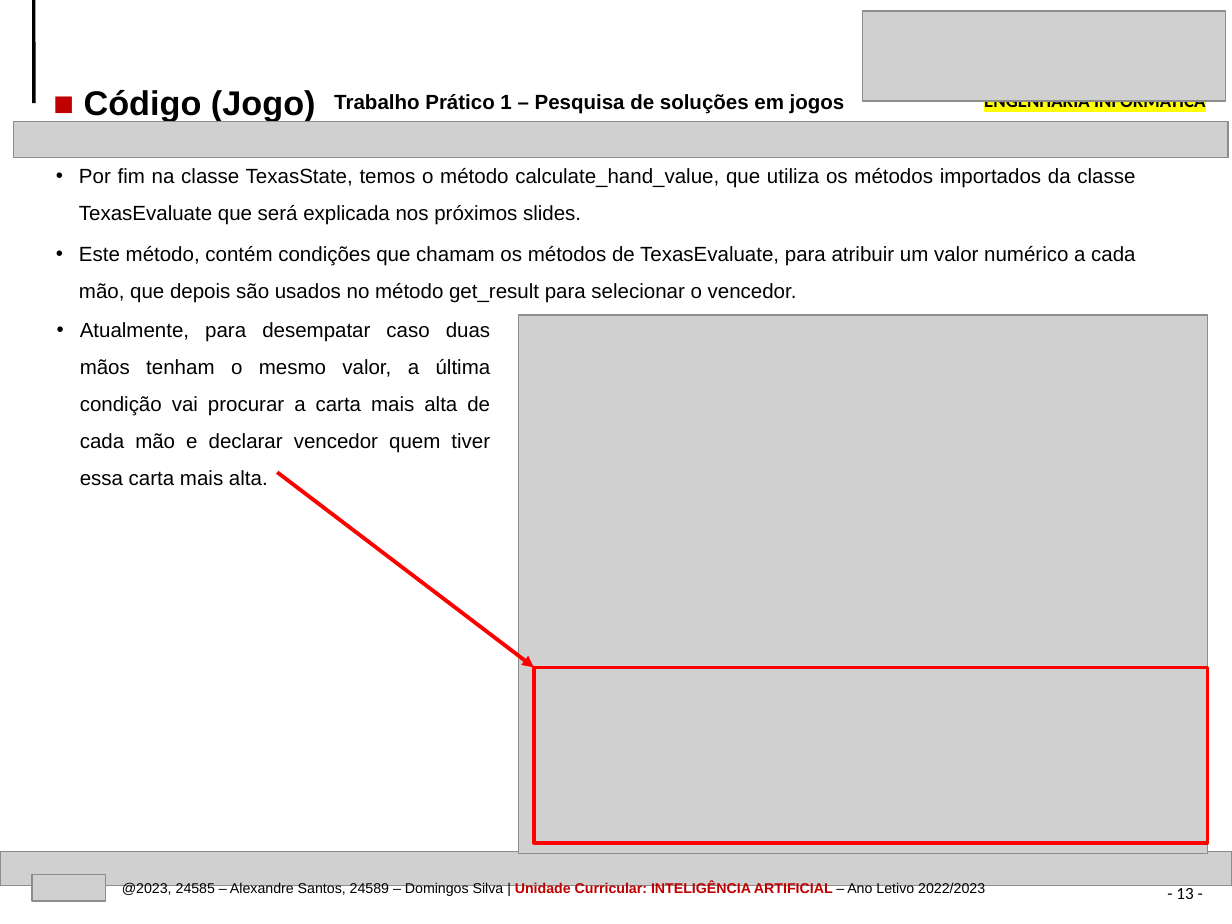
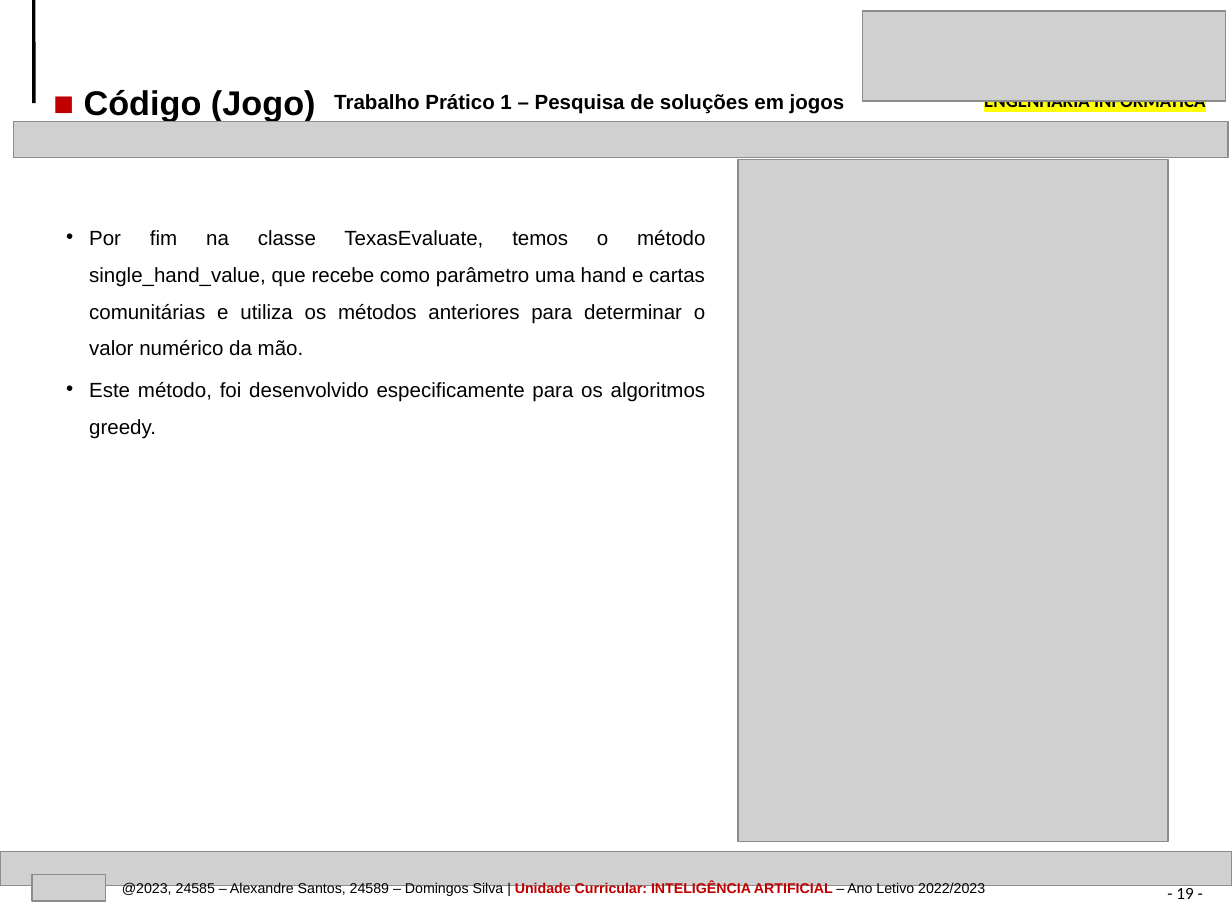
Before and after one commit to AlexandrePSantos/IPVC_EI_IA_TP1_TexasHoldEm, a slide deck: slide 19 of IPVC-EI-IA-TrabPratico1-Pesquisa_solucoes_jogos-24585-24589.pptx (slide 13 before the commit). Drawn at 1232x924 pixels with LibreOffice and Linux fonts; fonts in the diff are those of the drawing; grey boxes stand for pictures. Boxes give left, top, right and bottom in pixels: in the first picture for what was removed or moved away, otherwise in the second. Text is boxed around its words. In the diff, an @@ line names an element or a change of style, - is before the commit and + after.

Commit message:
greedy basic

```diff
--- a/IPVC-EI-IA-TrabPratico1-Pesquisa_solucoes_jogos-24585-24589.pptx
+++ b/IPVC-EI-IA-TrabPratico1-Pesquisa_solucoes_jogos-24585-24589.pptx
@@ picture: place and size @@
-picture at [519,315,1207,854]
+picture at [738,160,1168,843]
@@ text at [89,230,706,438]: text changed @@
-• Por fim na classe TexasState, temos o método calculate_hand_value, que utiliza os métodos importados da classe TexasEvaluate que será explicada nos próximos slides.
-• Este método, contém condições que chamam os métodos de TexasEvaluate, para atribuir um valor numérico a cada mão, que depois são usados no método get_result para selecionar o vencedor.
+• Por fim na classe TexasEvaluate, temos o método single_hand_value, que recebe como parâmetro uma hand e cartas comunitárias e utiliza os métodos anteriores para determinar o valor numérico da mão.
+• Este método, foi desenvolvido especificamente para os algoritmos greedy.
@@ text removed at [80,322,491,486] @@
-• Atualmente, para desempatar caso duas mãos tenham o mesmo valor, a última condição vai procurar a carta mais alta de cada mão e declarar vencedor quem tiver essa carta mais alta.
@@ arrow removed from (277, 472) to (533, 668) @@
@@ rectangle removed at [533,668,1207,844] @@
@@ page number at [1176,885,1193,899]: text changed @@
-- 13 -
+- 19 -
```
Also in this commit, not shown: 6 other slides changed, 2 slides added, 10 other files.
